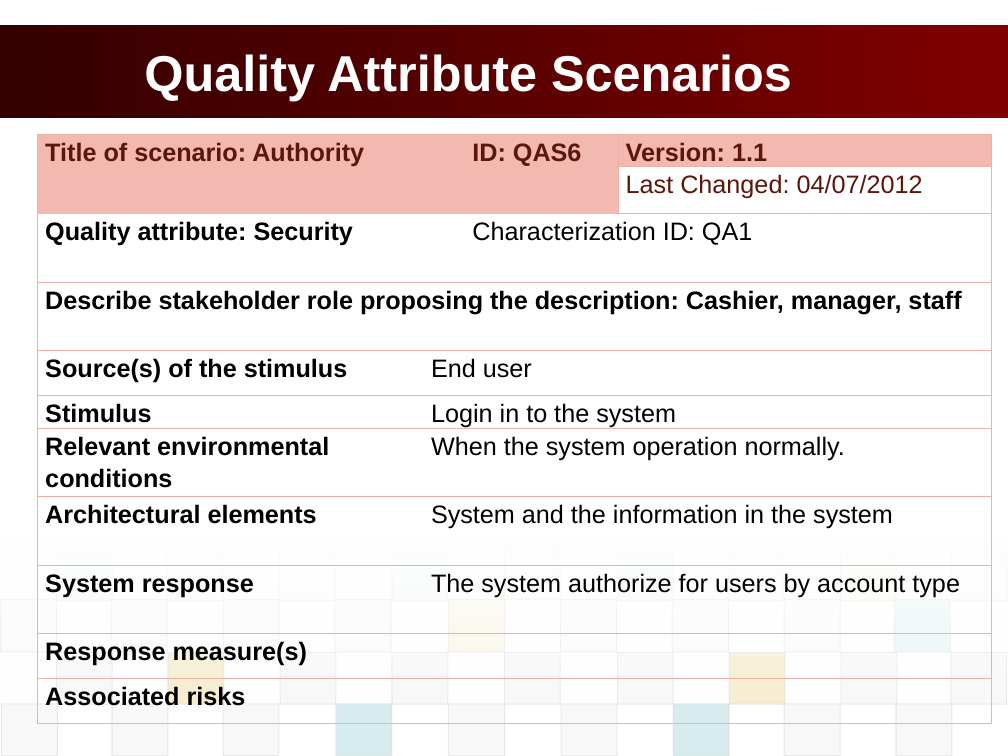
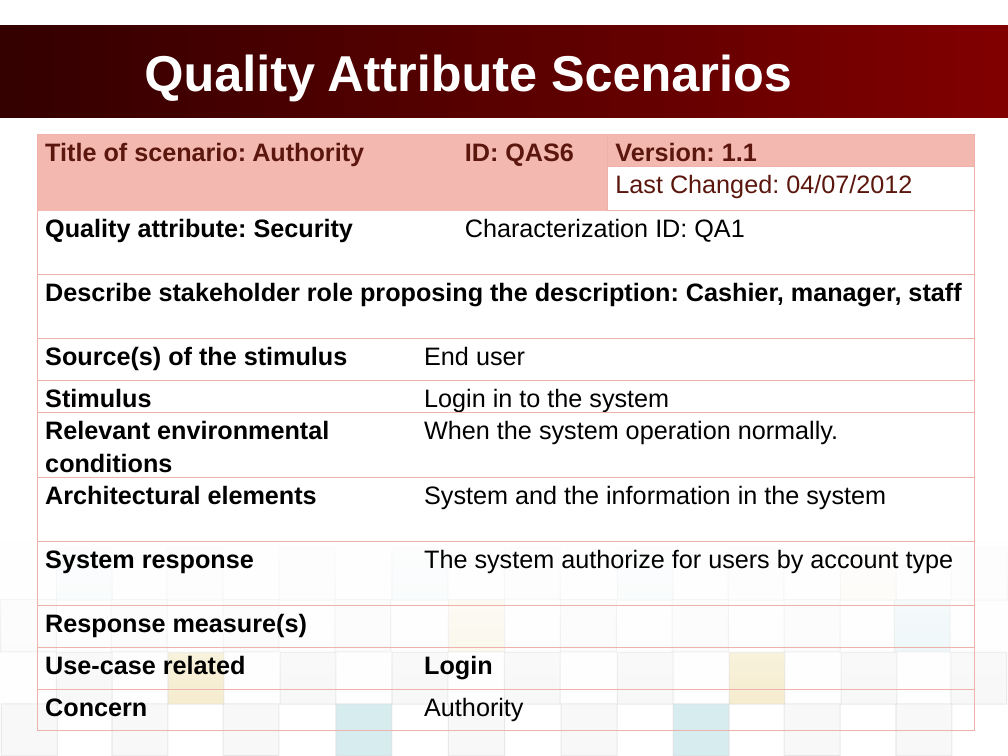
Before and after one commit to vucongthuc/hit-team-2012, a slide deck: slide 21 of Architect and Design/Final Project/K15T2_Team2_FinalProject/POS_Presentation/POS_PresentationSlide.pptx (slide 22 before the commit). Drawn at 1008x756 pixels with LibreOffice and Linux fonts; fonts in the diff are those of the drawing; background and template pictures are left out. Boxes give left, top, right and bottom in pixels: in the first picture for what was removed or moved away, otherwise in the second. Text is boxed around its words. In the diff, an @@ line names an element or a change of style, - is before the commit and + after.

```diff
--- a/Architect and Design/Final Project/K15T2_Team2_FinalProject/POS_Presentation/POS_PresentationSlide.pptx
+++ b/Architect and Design/Final Project/K15T2_Team2_FinalProject/POS_Presentation/POS_PresentationSlide.pptx
@@ table at box(37, 134, 974, 740) @@
-row 11: Associated risks |  |  | 
+row 11: Use-case related | Login |  | 
+row 12: Concern | Authority |  | 
@@ table: place and size @@
-table at box(37, 134, 991, 729)
+table at box(37, 134, 974, 740)
```
Also in this commit, not shown: 11 other slides changed, 1 slide removed, 1 other file.
